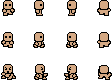
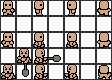
Before/after of a (112, 80) layered artwork. What changed in the layer stack:
painted on "Layer 5" over [17,48,61,77]
showed "tiles" over [0,0,112,80]
